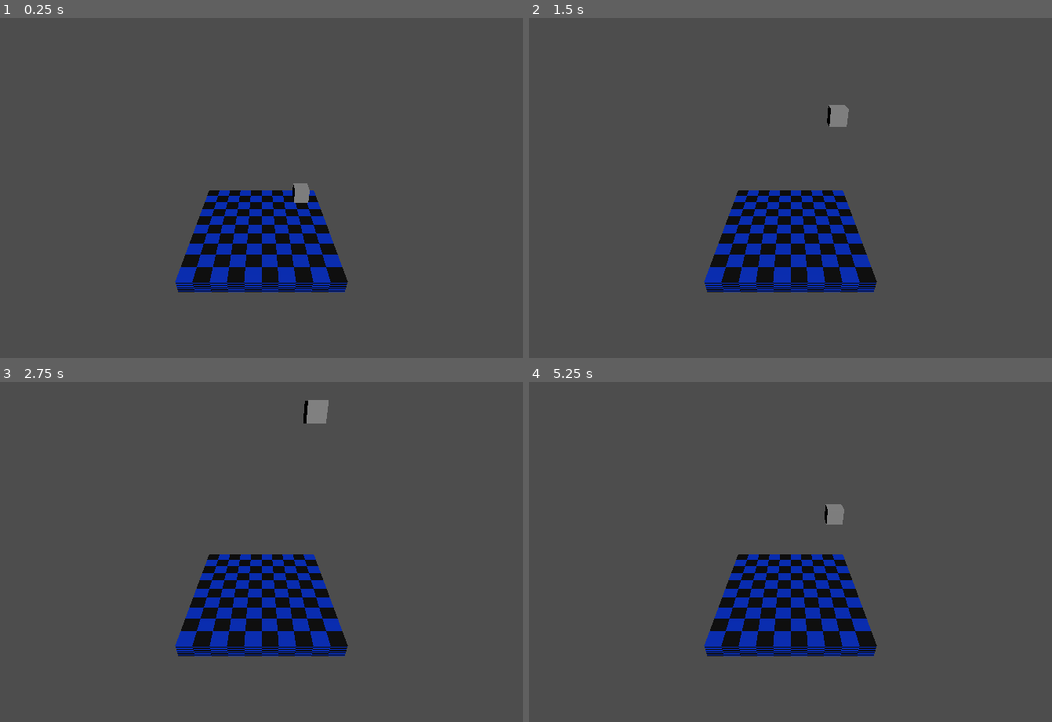
Above: before the commit, frames 1-4 (two rows, left to right).
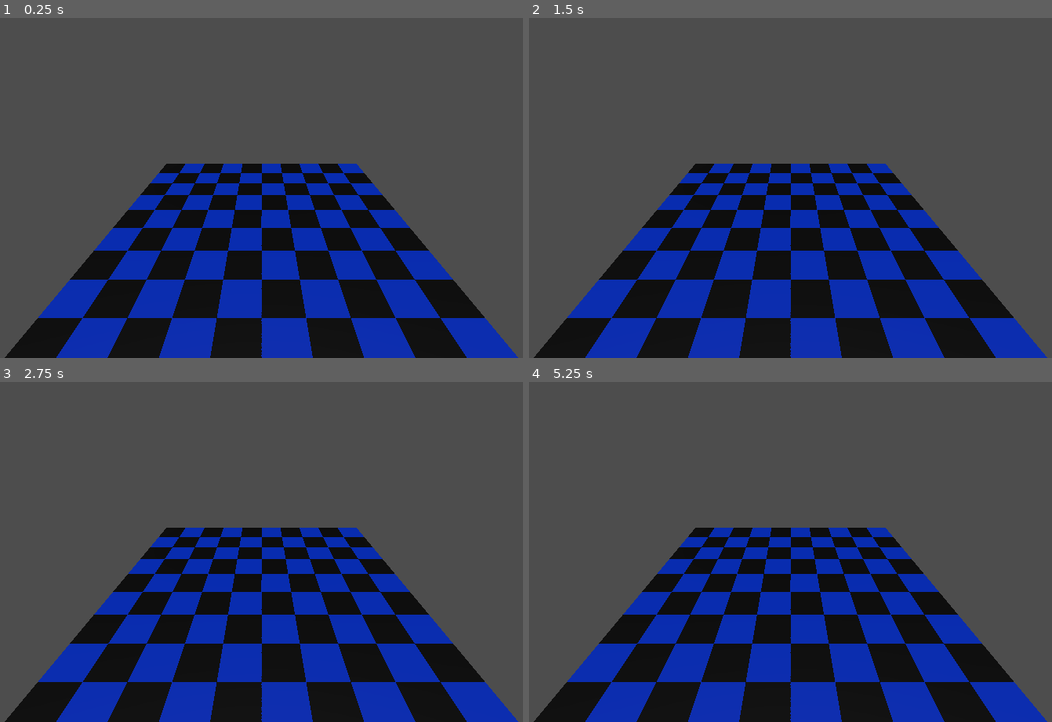
Above: after the commit, the same moments.

Repository: dontloseyourheadsu/TacticalImpact
Game: Godot game, scene res://drone_playground.tscn
The game is run twice, just before and just after one commit, with the same random seed, the same clock (stepped at 60 frames per second) and the same inputs.
Inputs:
- Up to frame 1 (0.25 s): no input
- Up to frame 2 (1.5 s): no input
- Up to frame 3 (2.75 s): no input
- Up to frame 4 (5.25 s): no input

The runs differ from the first frame. In frame 1, 34% of the frame differs, in the area x 0-100%, y 42-100%; in frame 2, 35%; in frame 3, 35%, in the area x 0-100%, y 5-100%; in frame 4, 35%.

Commit message:
Add group to playground

Diff:
--- a/tactical-impact/drone_playground.tscn
+++ b/tactical-impact/drone_playground.tscn
@@ -1,9 +1,8 @@
 [gd_scene load_steps=6 format=3 uid="uid://bjl7opubrxf23"]
 
-[ext_resource type="Script" uid="uid://cslpur3ym66vp" path="res://drone.gd" id="1_7yd7c"]
+[ext_resource type="Script" uid="uid://jtclbikggyh8" path="res://drone_group.gd" id="1_group"]
 [ext_resource type="Shader" uid="uid://bvcvsf0u06ep2" path="res://playground-texture.gdshader" id="2_o1fgs"]
-
-[sub_resource type="BoxShape3D" id="BoxShape3D_7yd7c"]
+[ext_resource type="PackedScene" uid="uid://bk6p8481qjoy" path="res://drone.tscn" id="3_drone"]
 
 [sub_resource type="ShaderMaterial" id="ShaderMaterial_y16da"]
 render_priority = 0
@@ -14,17 +13,20 @@
 
 [node name="Node3D" type="Node3D"]
 
-[node name="Drone" type="RigidBody3D" parent="."]
-transform = Transform3D(1, 0, 0, 0, 1, 0, 0, 0, 1, 2.7570372, 3.2645965, 0)
-script = ExtResource("1_7yd7c")
+[node name="DroneGroup" type="Node3D" parent="."]
+script = ExtResource("1_group")
 
-[node name="CollisionShape3D" type="CollisionShape3D" parent="Drone"]
-shape = SubResource("BoxShape3D_7yd7c")
+[node name="Drone1" parent="DroneGroup" instance=ExtResource("3_drone")]
+transform = Transform3D(1, 0, 0, 0, 1, 0, 0, 0, 1, -3, 2, 0)
 
-[node name="CSGBox3D" type="CSGBox3D" parent="Drone"]
+[node name="Drone2" parent="DroneGroup" instance=ExtResource("3_drone")]
+transform = Transform3D(1, 0, 0, 0, 1, 0, 0, 0, 1, 0, 2, 0)
+
+[node name="Drone3" parent="DroneGroup" instance=ExtResource("3_drone")]
+transform = Transform3D(1, 0, 0, 0, 1, 0, 0, 0, 1, 3, 2, 0)
 
 [node name="Camera3D" type="Camera3D" parent="."]
-transform = Transform3D(1, 0, 0, 0, 0.8660254, 0.5, 0, -0.5, 0.8660254, 0, 12.144877, 13.627329)
+transform = Transform3D(1, 0, 0, 0, 0.8660254, 0.5, 0, -0.5, 0.8660254, 0, 5.6962357, 5.9142838)
 
 [node name="DirectionalLight3D" type="DirectionalLight3D" parent="."]
 transform = Transform3D(1, 0, 0, 0, 0.70710677, 0.70710677, 0, -0.70710677, 0.70710677, 0, 0, 0)
